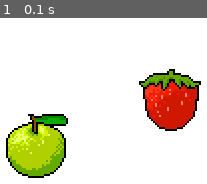
Above: before the commit, frame 1.
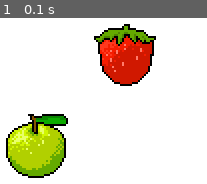
Above: after the commit, the same moment.

Repository: Joshkaki00/pygame-tutorial
Game: pygame game, started from game.py
Same seed, same stepped clock (60 frames per second), same inputs: the game is played once before the commit and once after it.
Inputs:
- Up to frame 1 (0.1 s): no input

The runs differ from the first frame. In frame 1, 16% of the frame differs, in the area x 45-98%, y 3-69%.

Commit message:
updated pygame

Diff:
--- a/game.py
+++ b/game.py
@@ -20,7 +20,7 @@
 
 # Instance of GameObject
 apple = GameObject(120, 300, 'apple.png')
-strawberry = GameObject(255, 255, 'strawberry.png')
+strawberry = GameObject(210, 210, 'strawberry.png')
 
 # Create the game loop
 running = True
